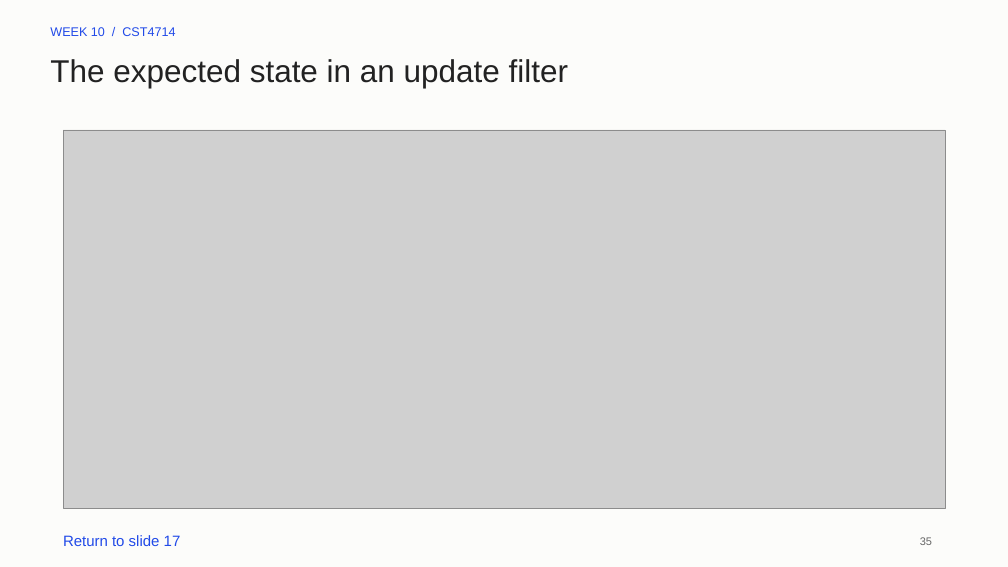
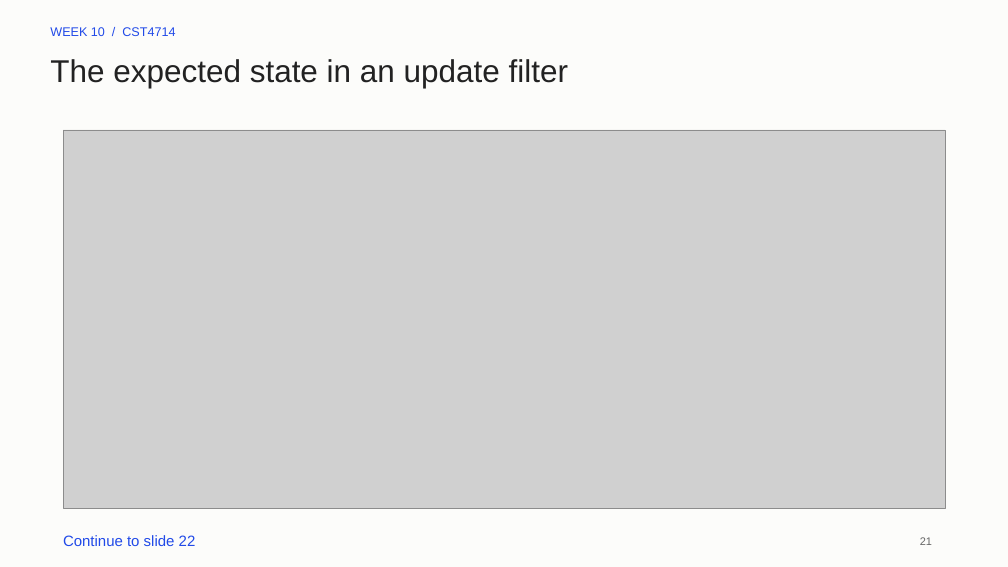
Before and after one commit to lolusername/CST4714_DB_admin, a slide deck: slide 21 of week_10/week_10_mql_document_modeling.pptx (slide 35 before the commit). Drawn at 1008x567 pixels with LibreOffice and Linux fonts; fonts in the diff are those of the drawing; grey boxes stand for pictures. Boxes give left, top, right and bottom in pixels: in the first picture for what was removed or moved away, otherwise in the second. Text is boxed around its words. In the diff, an @@ line names an element or a change of style, - is before the commit and + after.

```diff
--- a/week_10/week_10_mql_document_modeling.pptx
+++ b/week_10/week_10_mql_document_modeling.pptx
@@ text at (63, 535, 196, 546): text changed @@
-Return to slide 17
+Continue to slide 22
@@ text at (920, 537, 932, 545): text changed @@
-35
+21
```
Also in this commit, not shown: 25 other slides changed, 1 slide added, 7 other files.
